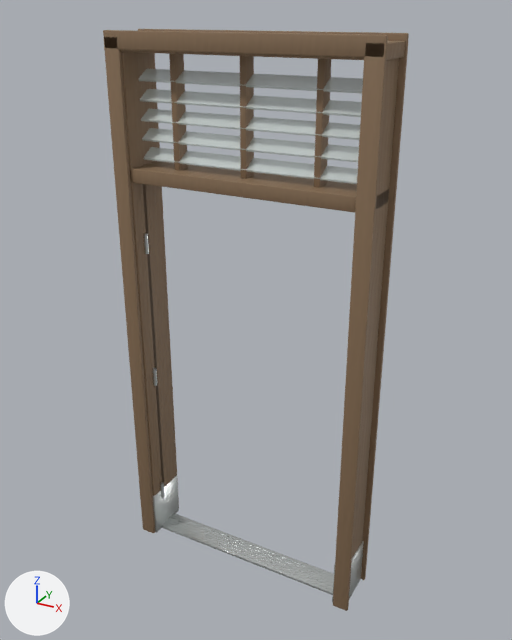
Before and after pictures for a commit that changed the FBX model Prototype/Assets/CTCC/Art/Meshes/CTCC_ENV_WardDoorFrame.fbx.
Before and after are seen from a 50 mm lens placed at (1.67, -2.95, 3.03), pointed at (0.02, 0.04, 1.53). Arrows for +X, +Y and +Z are at lower left; the lights stay in place. The older version comes first. Objects named as collision shapes, trigger or cutter boxes, shadow casters or lower levels of detail are left out.

Names of what the first picture shows: 'CTCC_ENV_WardDoorFrame_LOD0'.
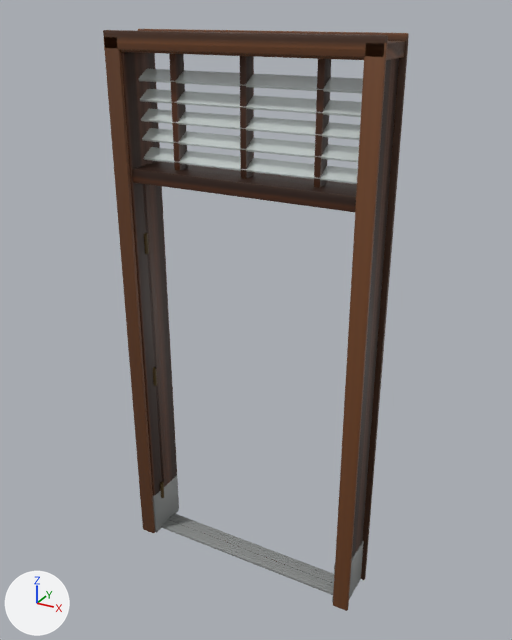
Pixel boxes [x1, y1, x2, y2] of what changed, in the pictures (512 x 640 px; the box of a moved part takes in the faces that stretch with it):
part 1 of me_cube, moved or reshaped: before [130, 161, 389, 213]; after [132, 161, 357, 212]
part 2 of me_cube, recoloured: [103, 29, 409, 611] in both
part 3 of me_cube, recoloured: [144, 234, 364, 603] in both

The edits, one by one:
Picture 'LOC03_WardDoorFrame_Normal.png' (img_loc03_warddoorframe_normal_png) is new.
Picture 'LOC03_WardDoorFrameB_Color.png' (img_loc03_warddoorframeb_color_png) is new.
Material 'LOC03_WardDoorFrameB' (mat_loc03_warddoorframeb) is new.
Uses the picture img_loc03_warddoorframe_normal_png.
Uses the picture img_loc03_warddoorframeb_color_png.
me_cube is used by ob_ctcc_env_warddoorframe_lod0; location (0.0, 0.0, 0.0).
me_cube had 1652 vertices, 1560 faces and spanned x -0.7..0.7, y -0.14..0.14, z 0.0..2.93.
me_cube now has 1640 vertices, 1608 faces and spans x -0.7..0.7, y -0.14..0.14, z 0.0..2.93.
me_cube part 1: the loose piece of 56 vertices spanning x -0.67..0.67, y -0.12..0.12, z 2.22..2.29 is scaled about its middle by (0.901, 0.974, 1), in mat_loc03_warddoorframeb.
me_cube part 2: 756 faces spanning x -0.7..0.7, y -0.14..0.14, z 0.0..2.93 switch from mat_wooddoor to mat_loc03_warddoorframeb.
me_cube part 3: 462 faces spanning x -0.67..0.67, y -0.12..0.12, z 0.0..1.93 switch from mat_steel to mat_loc03_warddoorframeb.
Other edits to the shape of me_cube do not show in these pictures.
